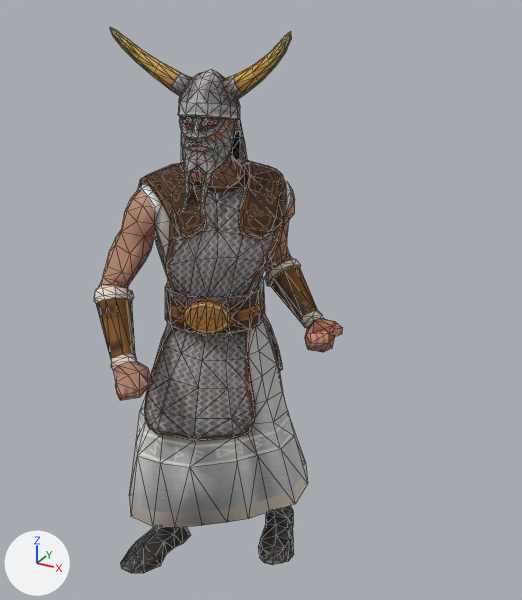
The glTF model public/assets/unit-models/83-hersir.glb as it was, and as the next commit left it.
Camera for both pictures: a camera (50 mm lens) standing at (1.55, -2.46, 2.64) and looking at (0.2, -0.01, 1.41). Every picture has the same lights, and +X, +Y and +Z are marked at lower left. The older version comes first. Mesh edges are drawn as thin lines. Vertices at exactly the same position are counted once.
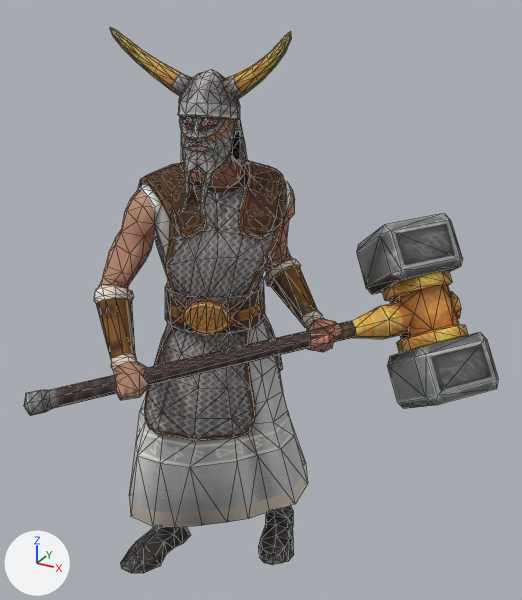
Where the change shows, as pixel boxes [x1, y1, x2, y2] in the pictures (522 x 600 px):
'Mesh_0', reshaped (90% wider)
    before: [94, 27, 343, 573]
    after: [24, 27, 498, 573]
part 1 of me_mesh_0, added
    after: [24, 271, 468, 416]
part 2 of me_mesh_0, added
    after: [387, 332, 498, 409]
part 3 of me_mesh_0, added
    after: [356, 213, 463, 294]

Diff of the bpy script that builds the scene:
```diff
--- a/public/assets/unit-models/83-hersir.glb.py
+++ b/public/assets/unit-models/83-hersir.glb.py
@@ img_image_1 @@
+img_image_1 = load_image('Image_1', '_unpacked/Image_1', 256, 256, 'sRGB')
@@ mat_material_1 @@
+mat_material_1 = principled_material('Material_1')
+mat_material_1.texture = img_image_1
+mat_material_1.metallic = 0.05
+mat_material_1.roughness = 0.85
@@ me_mesh_0 @@
 # used by ob_mesh_0; location = (0.0, 0.0, 0.0)
-me_mesh_0.from_pydata(...)  # 1271 vertices, 2466 faces; spans x -0.4..0.52, y -0.6..0.36, z 0.0..2.49
+me_mesh_0.from_pydata(...)  # 1429 vertices, 2758 faces; spans x -0.41..1.14, y -0.84..0.81, z 0.0..2.49
+# me_mesh_0 part 1: a new loose piece of 110 vertices spanning x -0.41..0.97, y -0.84..0.67, z 1.07..1.49, in mat_material_1 (picture img_image_1)
+# me_mesh_0 part 2: a new loose piece of 24 vertices spanning x 0.65..1.14, y 0.15..0.63, z 0.86..1.26, in mat_material_1 (picture img_image_1)
+# me_mesh_0 part 3: a new loose piece of 24 vertices spanning x 0.4..0.89, y 0.33..0.81, z 1.31..1.7, in mat_material_1 (picture img_image_1)
 me_mesh_0.materials.append(mat_material_0)
+me_mesh_0.materials.append(mat_material_1)  # picture img_image_1
```
